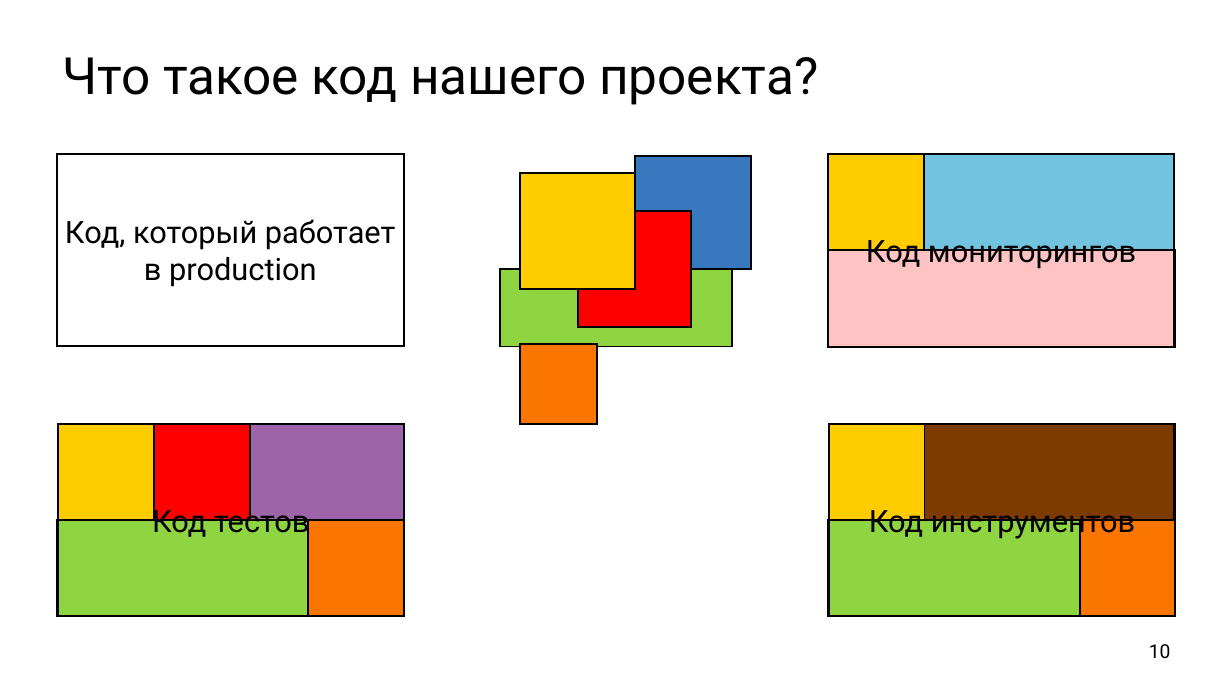
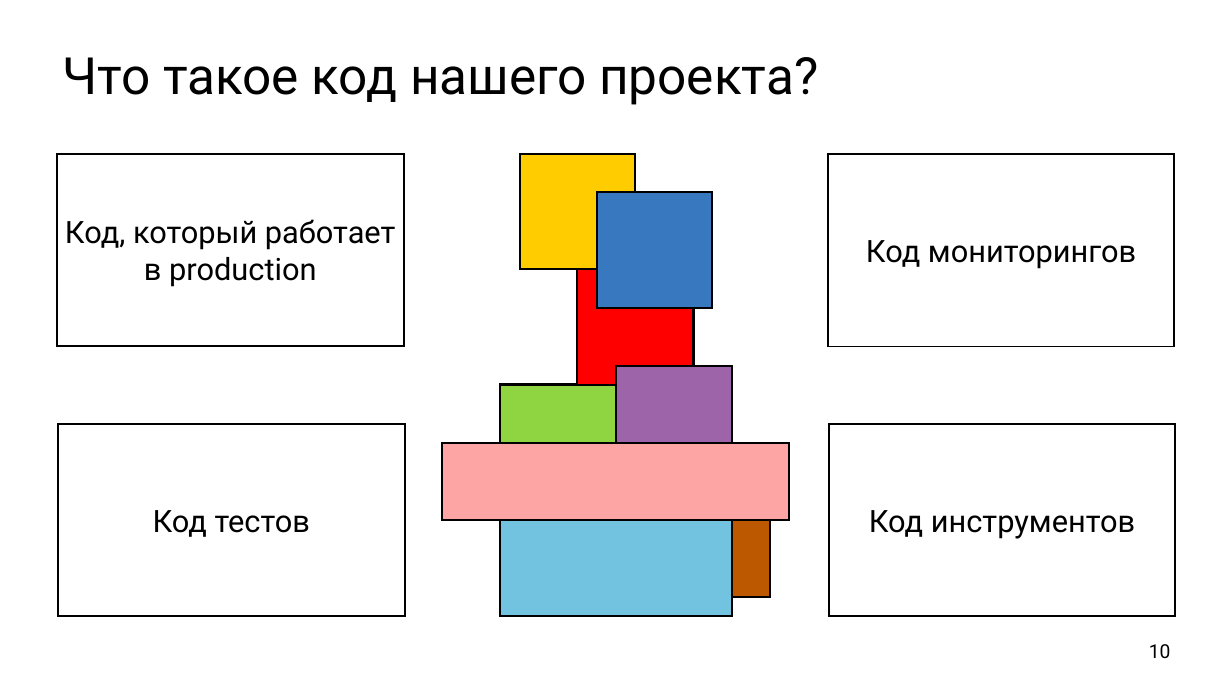
Before and after one commit to ishfb/cpprus17, a slide deck: slide 10 of slides.pptx. Drawn at 1232x693 pixels with LibreOffice and Linux fonts; fonts in the diff are those of the drawing. Boxes give left, top, right and bottom in pixels: in the first picture for what was removed or moved away, otherwise in the second. Text is boxed around its words. In the diff, an @@ line names an element or a change of style, - is before the commit and + after.

Commit message:
Наконец-то, сделал свою огромную анимацию!

```diff
--- a/slides.pptx
+++ b/slides.pptx
@@ rectangle: place and size @@
-rectangle at (520, 173, 635, 289)
+rectangle at (520, 154, 635, 269)
@@ rectangle: place and size @@
-rectangle at (58, 424, 154, 520)
+rectangle at (520, 154, 635, 269)
@@ rectangle removed at (828, 154, 925, 250) @@
@@ rectangle: place and size @@
-rectangle at (635, 156, 751, 269)
+rectangle at (597, 192, 713, 308)
@@ rectangle: place and size @@
-rectangle at (154, 424, 250, 520)
+rectangle at (578, 269, 693, 385)
@@ rectangle: place and size @@
-rectangle at (579, 212, 691, 327)
+rectangle at (579, 269, 694, 385)
@@ rectangle removed at (828, 250, 1175, 347) @@
@@ rectangle removed at (520, 344, 597, 424) @@
@@ rectangle: place and size @@
-rectangle at (500, 269, 732, 347)
+rectangle at (500, 384, 732, 462)
@@ rectangle: place and size @@
-rectangle at (828, 520, 1080, 616)
+rectangle at (500, 385, 732, 462)
@@ rectangle added at (616, 366, 732, 482), fill #9E64A9, outline #000000 3 pt @@
@@ rectangle removed at (250, 424, 404, 520) @@
@@ rectangle added at (443, 443, 789, 520), fill #FDA4A4, outline #000000 3 pt @@
@@ rectangle removed at (829, 424, 926, 520) @@
@@ rectangle removed at (925, 424, 1174, 520) @@
@@ rectangle: place and size @@
-rectangle at (925, 154, 1174, 250)
+rectangle at (500, 501, 732, 616)
@@ rectangle: place and size @@
-rectangle at (309, 520, 404, 616)
+rectangle at (520, 501, 635, 578)
@@ rectangle added at (539, 482, 770, 597), fill #BC5800, outline #000000 3 pt @@
@@ rectangle removed at (57, 520, 309, 616) @@
@@ rectangle removed at (1080, 520, 1176, 616) @@
```
